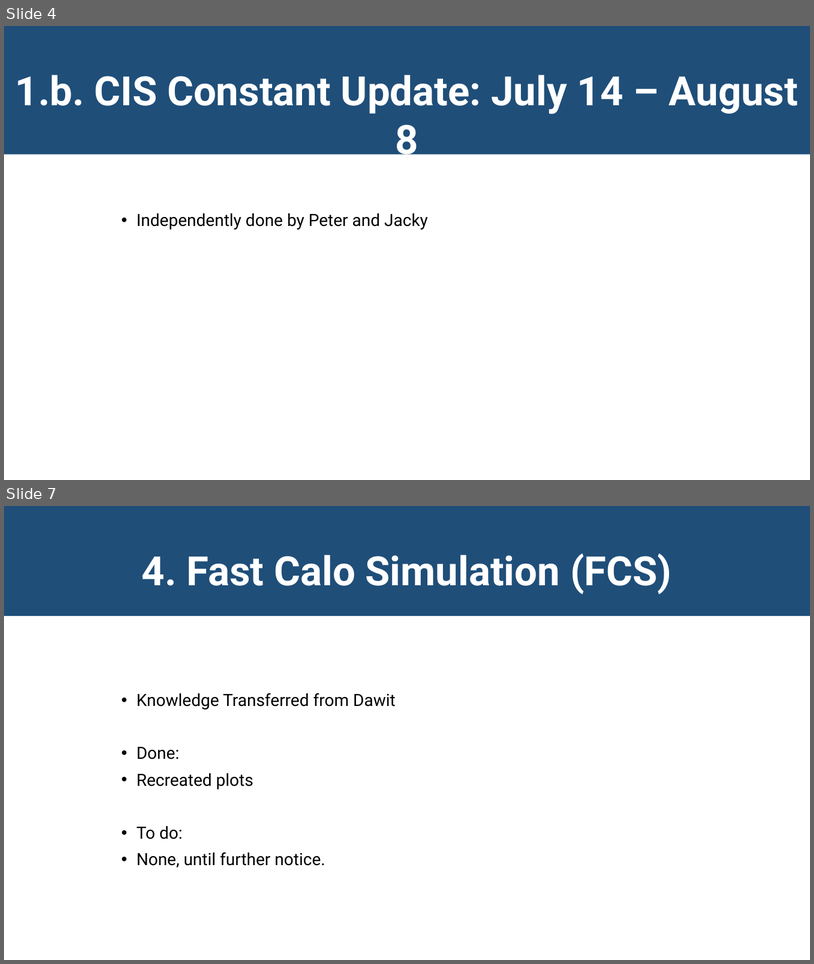
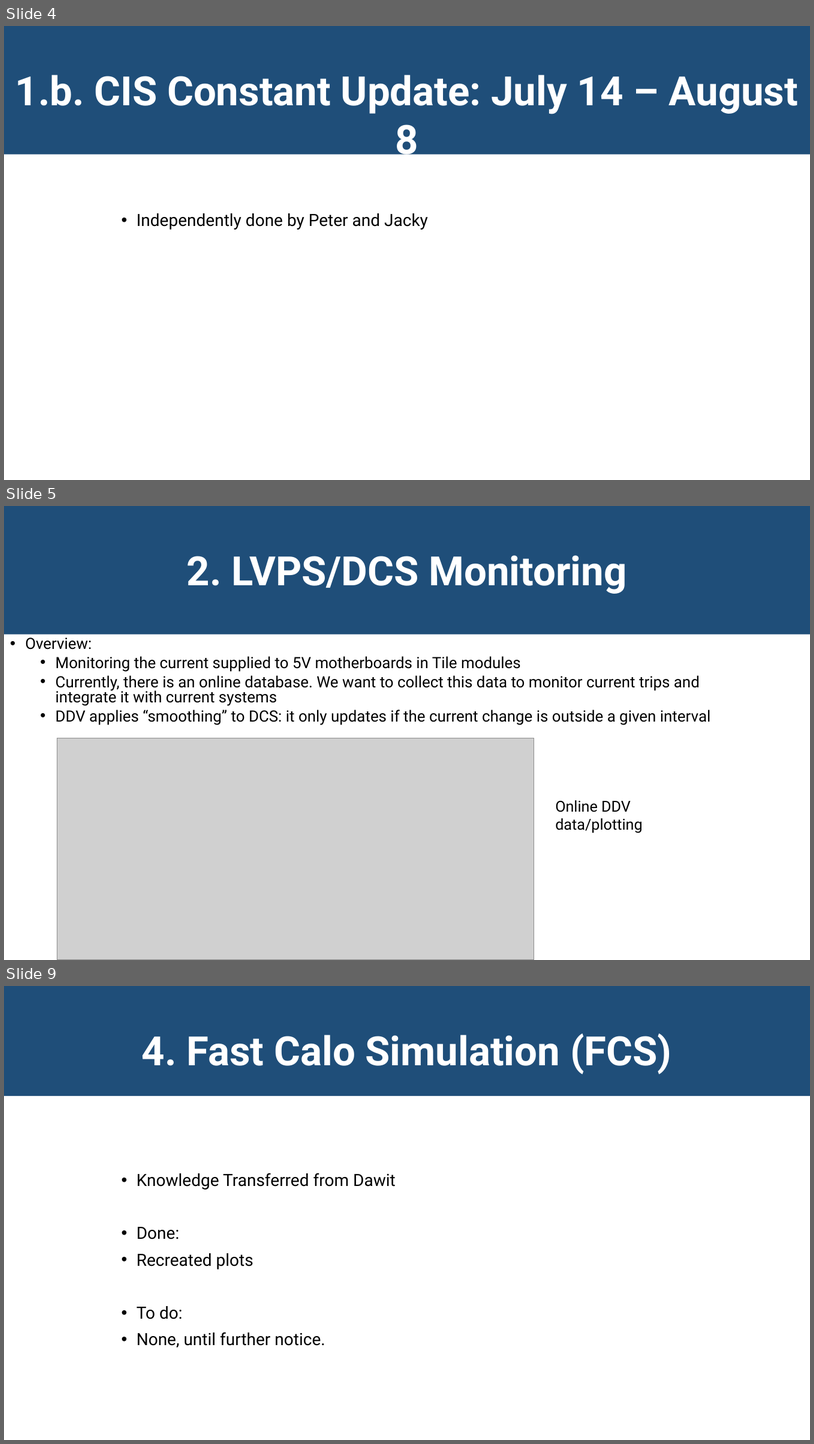
Before and after one commit to JackyMYL/Tile-CIS-group, a slide deck: Chicago Reports/08-15-2022_Jacky&Peter.pptx. Shown one above the other, each under a label of ours: slides 4 and 7 before the commit, slides 4, 5 and 9 after it; the slides between them are not shown. The pictures are 814x964 and 814x1444 pixels, drawn with LibreOffice and Linux fonts; fonts in the diff are those of the drawing; grey boxes stand for pictures. Boxes give left, top, right and bottom in pixels: in the first picture for what was removed or moved away, otherwise in the second. Text is boxed around its words. In the diff, an @@ line names an element or a change of style, - is before the commit and + after.

```diff
--- a/Chicago Reports/08-15-2022_Jacky&Peter.pptx
+++ b/Chicago Reports/08-15-2022_Jacky&Peter.pptx
@@ slide 5 added at <box>4,506,810,960</box>, background #FFFFFF @@
@@ rectangle added at <box>4,506,810,634</box>, fill #1F4E79, 48 pt, text #FFFFFF, bold @@
+2. LVPS/DCS Monitoring
@@ text added at <box>25,637,711,725</box>, 18.5 pt, text #000000 @@
+• Overview:
+  • Monitoring the current supplied to 5V motherboards in Tile modules
+  • Currently, there is an online database. We want to collect this data to monitor current trips and integrate it with current systems
+  • DDV applies “smoothing” to DCS: it only updates if the current change is outside a given interval
@@ picture added at <box>57,738,534,960</box> @@
@@ text added at <box>555,800,642,833</box>, 18 pt, text #000000 @@
+Online DDV data/plotting
@@ what was slide 7 is now slide 9 @@
```
Also in this commit, not shown: 3 slides changed, 1 other slide added.
